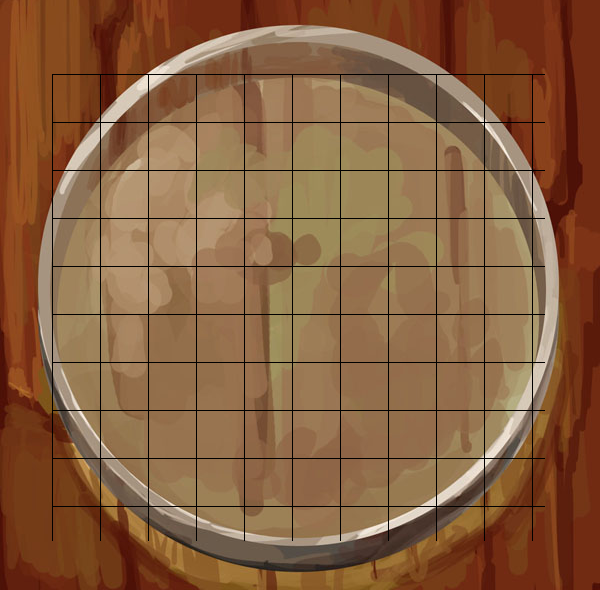
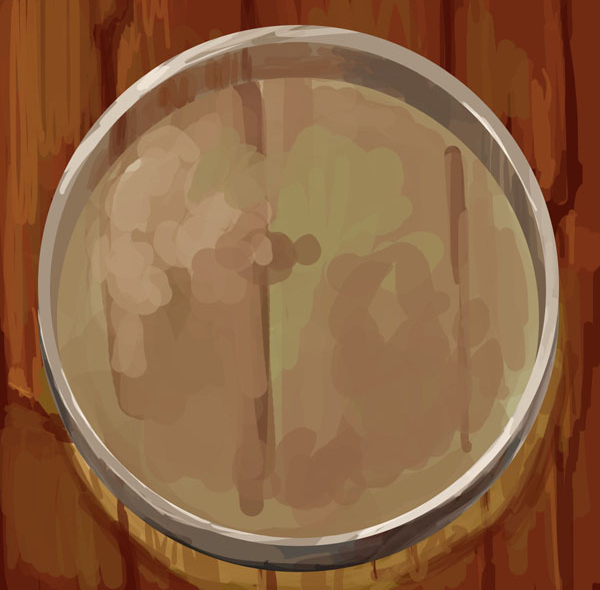
Layers edited between the first and the second 600×590 image:
hid "Layer 3" over [left=52, top=74, right=545, bottom=541]
